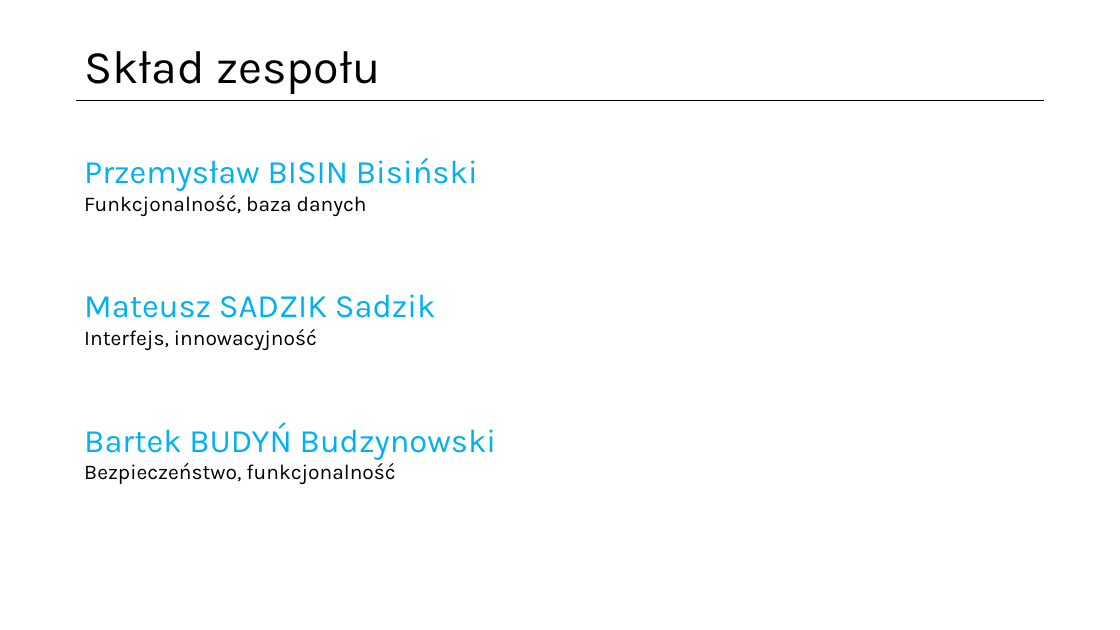
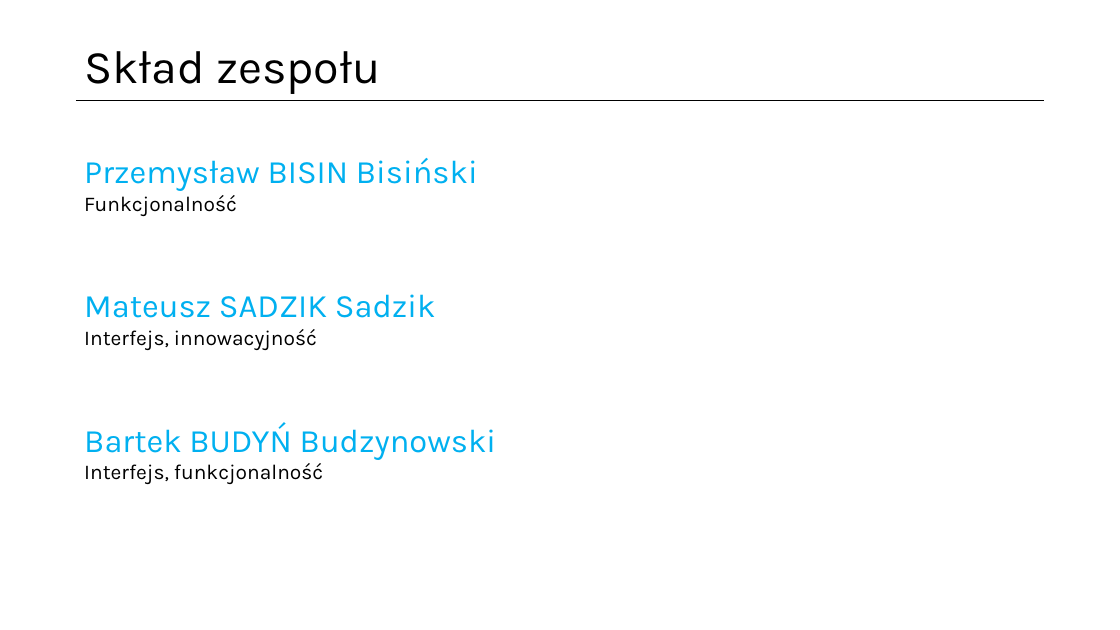
Before and after one commit to pbisinski/SunDealApp, a slide deck: slide 5 of SunDealApp.pptx (slide 6 before the commit). Drawn at 1120x630 pixels with LibreOffice and Linux fonts; fonts in the diff are those of the drawing. Boxes give left, top, right and bottom in pixels: in the first picture for what was removed or moved away, otherwise in the second. Text is boxed around its words. In the diff, an @@ line names an element or a change of style, - is before the commit and + after.

```diff
--- a/SunDealApp.pptx
+++ b/SunDealApp.pptx
@@ text at (84, 195, 237, 216): text changed @@
-Funkcjonalność, baza danych
+Funkcjonalność
@@ text at (84, 463, 323, 484): text changed @@
-Bezpieczeństwo, funkcjonalność
+Interfejs, funkcjonalność
```
Also in this commit, not shown: 1 other slide changed, 1 slide removed.
